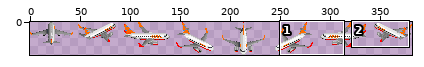
One commit to this sprite sheet: src/Aircraft/Boeing/B737_800/B737_800_jeju.png. The picture above shows the old version from afar; the outline marks the close-up.
Close-up. Before the commit:
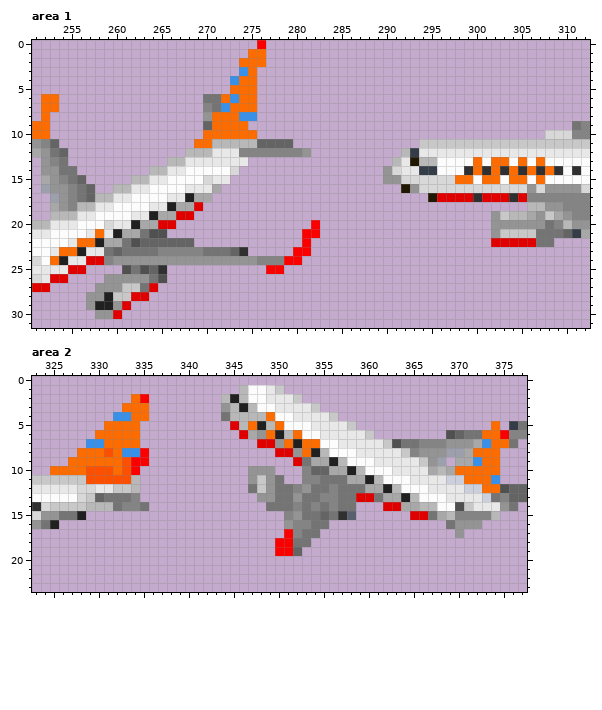
The file is 382x33 pixels. Colours within 5 levels of each other are drawn and written as one. Shown: area 1: x 251..312, y 0..31; area 2: x 323..377, y 0..23. The commit also changed other parts of the picture, which this record leaves out.
After:
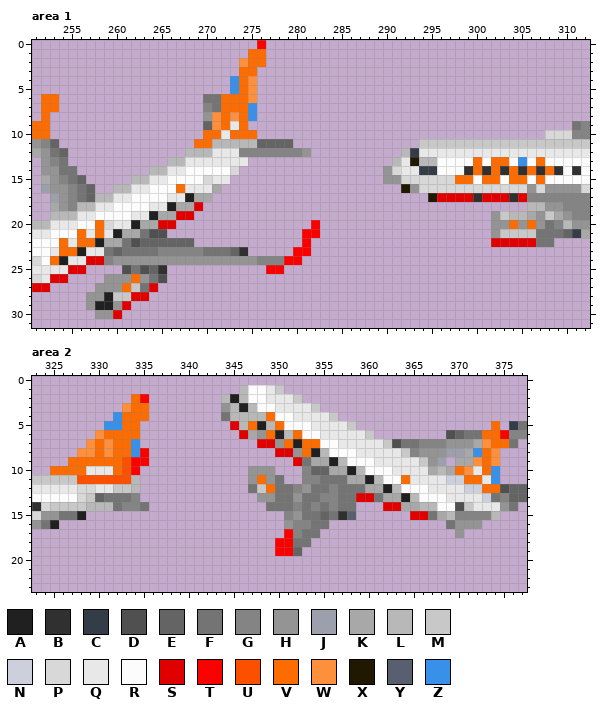
Palette (. is transparent): A #202020  B #303030  C #343c48  D #505050  E #646464  F #747474  G #848484  H #949494  J #9ca0ac  K #a8a8a8  L #b8b8b8  M #c8c8c8  N #ccd0dc  P #d8d8d8  Q #e8e8e8  R #fcfcfc  S #e00000  T #fc0000  U #fc5000  V #fc6c00  W #fd8f3d  X #201800  Y #586070  Z #3890e8
From old to new:
Area 1:
Colour V becomes colour Q in row 9 at x 273; in row 10 at x 272.
Colour H becomes colour V in row 20 at x 304 and 306; in row 26 at x 262.
Colour M becomes colour V in row 27 at x 261.
Colour R becomes colour V in row 16 at x 267; in row 20 at x 258; in row 21 at x 256; in row 22 at x 254.
Colour Z becomes colour V in row 3 at x 274; in row 6 at x 273; in row 7 at x 272; in row 8 at x 274.
Colour V becomes colour W in row 2 at x 274; in rows 4 to 6 at x 275; in row 8 at x 271 and 273; in row 9 at x 271.
Colour V becomes colour Z in row 5 at x 273; in row 7 at x 275; in row 13 at x 305.
Area 2:
Colour U becomes colour Q in row 10 at x 329 to 331.
Colour V becomes colour Q in row 10 at x 372; in row 11 at x 373.
Colour M becomes colour U in row 11 at x 328.
Colour H becomes colour V in row 12 at x 349.
Colour M becomes colour V in row 11 at x 348.
Colour R becomes colour V in row 11 at x 364.
Colour Z becomes colour V in row 4 at x 333; in row 7 at x 330; in row 8 at x 333.
Colour U becomes colour W in row 8 at x 331.
Colour V becomes colour W in row 3 at x 333; in row 6 at x 330; in row 7 at x 331; in row 8 at x 328 to 329 and 374; in row 9 at x 374; in row 10 at x 371.
Colour Z becomes colour W in row 7 at x 329 and 373; in row 9 at x 372.
Colour V becomes colour Z in row 5 at x 331 to 332; in row 7 at x 334; in row 8 at x 372; in row 10 at x 374.
